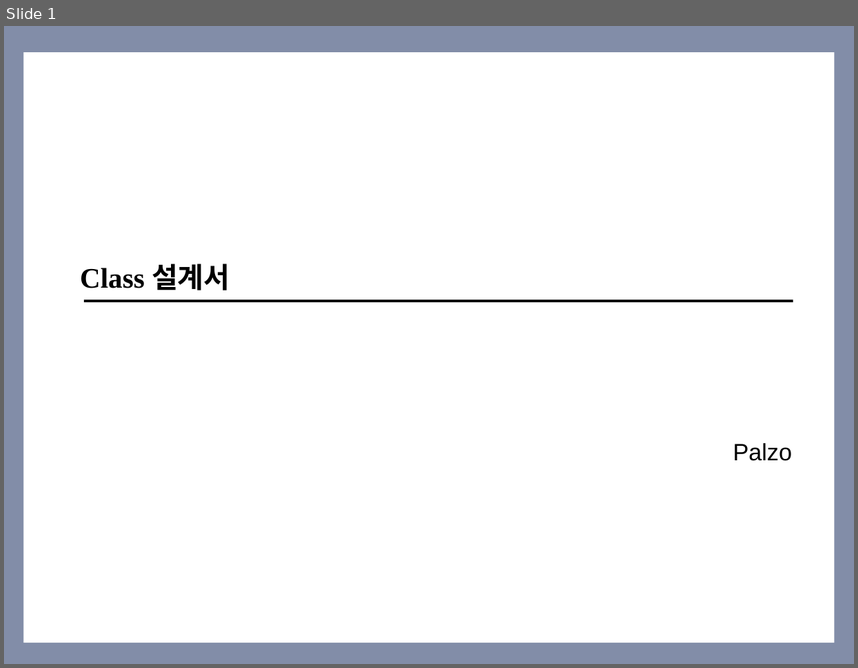
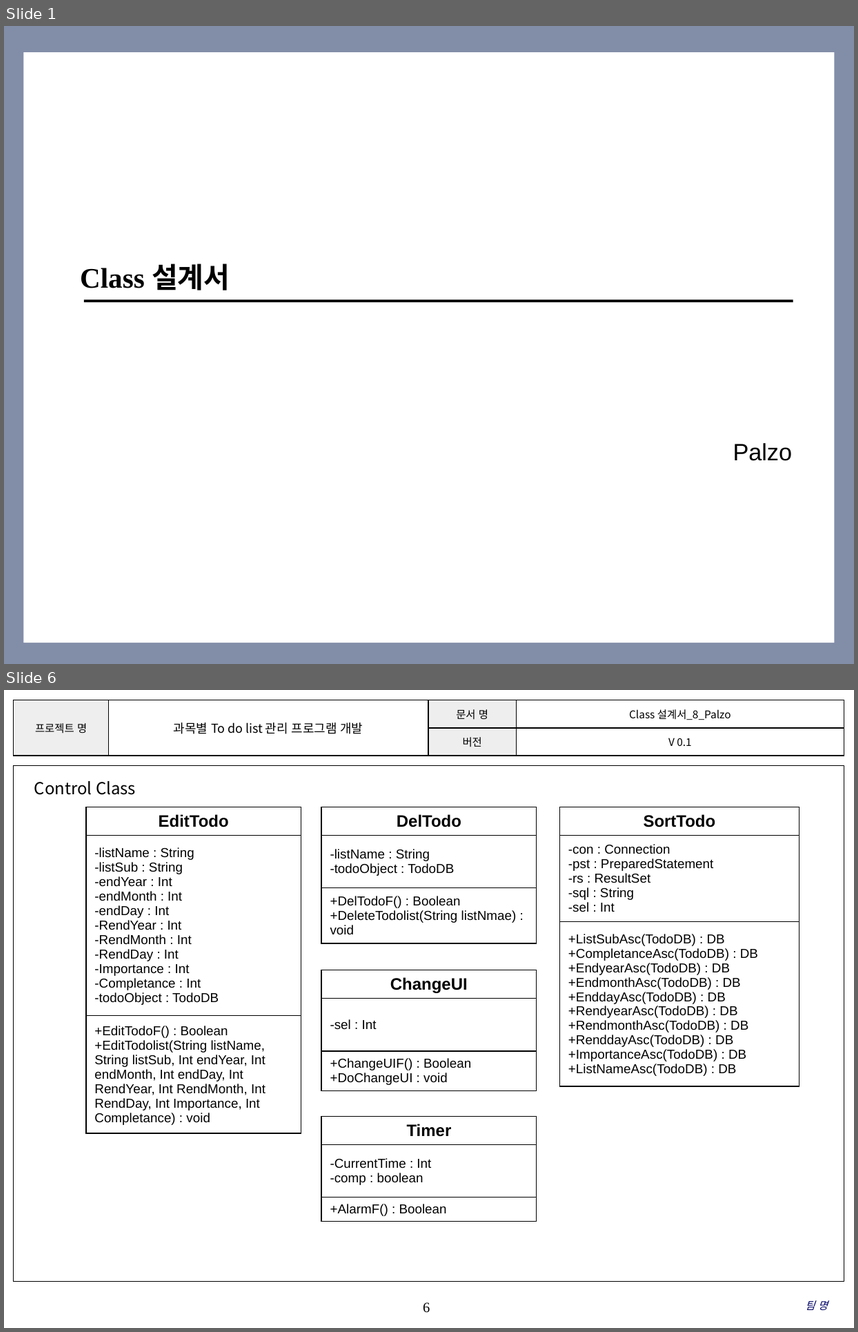
Before and after one commit to SMU-SE-Admin/18-1_8_PALZO_Doc, a slide deck: 03 설계/Class 설계서_8_Palzo.pptx. Shown one above the other, each under a label of ours: slide 1 before the commit, slides 1 and 6 after it; the slides between them are not shown. The pictures are 858x668 and 858x1332 pixels, drawn with LibreOffice and Linux fonts; fonts in the diff are those of the drawing; background and template pictures are left out. Boxes give left, top, right and bottom in pixels: in the first picture for what was removed or moved away, otherwise in the second. Text is boxed around its words. In the diff, an @@ line names an element or a change of style, - is before the commit and + after.

Commit message:
#1101 Class 설계서 작성 나머지 클래스 추가 및 클래스 별 구분

```diff
--- a/03 설계/Class 설계서_8_Palzo.pptx
+++ b/03 설계/Class 설계서_8_Palzo.pptx
@@ slide 6 added at (4,690,854,1328), background #FFFFFF @@
@@ table added at (14,700,844,756), 2 rows, 4 columns @@
+프로젝트 명 | 과목별 To do list 관리 프로그램 개발 | 문서 명 | Class 설계서_8_Palzo
+ |  | 버전 | V 0.1
@@ rectangle added at (14,766,844,1281), outline #000000 0.75 pt @@
@@ text added at (34,781,136,795), 14 pt, text #000000 @@
+Control Class
@@ table added at (87,807,301,1132), 3 rows, 1 columns @@
+EditTodo
+-listName : String / -listSub : String / -endYear : Int / -endMonth : Int / -endDay : Int / -RendYear : Int / -RendMonth : Int / -RendDay : Int / -Importance : Int / -Completance : Int / -todoObject : TodoDB
++EditTodoF() : Boolean / +EditTodolist(String listName, String listSub, Int endYear, Int endMonth, Int endDay, Int RendYear, Int RendMonth, Int RendDay, Int Importance, Int Completance) : void
@@ table added at (322,807,537,943), 3 rows, 1 columns @@
+DelTodo
+-listName : String / -todoObject : TodoDB
++DelTodoF() : Boolean / +DeleteTodolist(String listNmae) : void
@@ table added at (560,807,799,1085), 3 rows, 1 columns @@
+SortTodo
+-con : Connection / -pst : PreparedStatement / -rs : ResultSet / -sql : String / -sel : Int
++ListSubAsc(TodoDB) : DB / +CompletanceAsc(TodoDB) : DB / +EndyearAsc(TodoDB) : DB / +EndmonthAsc(TodoDB) : DB / +EnddayAsc(TodoDB) : DB / +RendyearAsc(TodoDB) : DB / +RendmonthAsc(TodoDB) : DB / +RenddayAsc(TodoDB) : DB / +ImportanceAsc(TodoDB) : DB / +ListNameAsc(TodoDB) : DB
@@ table added at (322,969,537,1090), 3 rows, 1 columns @@
+ChangeUI
+-sel : Int
++ChangeUIF() : Boolean / +DoChangeUI : void
@@ table added at (322,1116,537,1221), 3 rows, 1 columns @@
+Timer
+-CurrentTime : Int / -comp : boolean
++AlarmF() : Boolean
@@ page number added at (423,1302,430,1312), 12 pt, text #000000 @@
+6
@@ text added at (805,1301,828,1310), 9 pt, text #000066, italic @@
+팀 명
```
Also in this commit, not shown: 2 slides changed, 5 other slides added, 1 slide removed.
